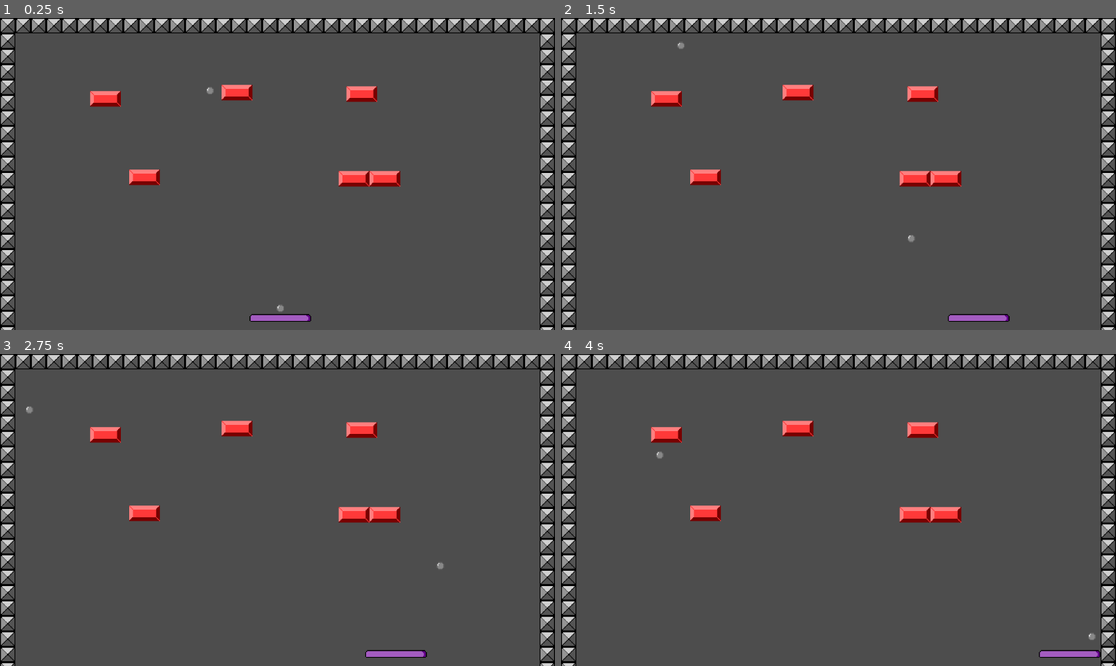
Above: before the commit, frames 1-4 (two rows, left to right).
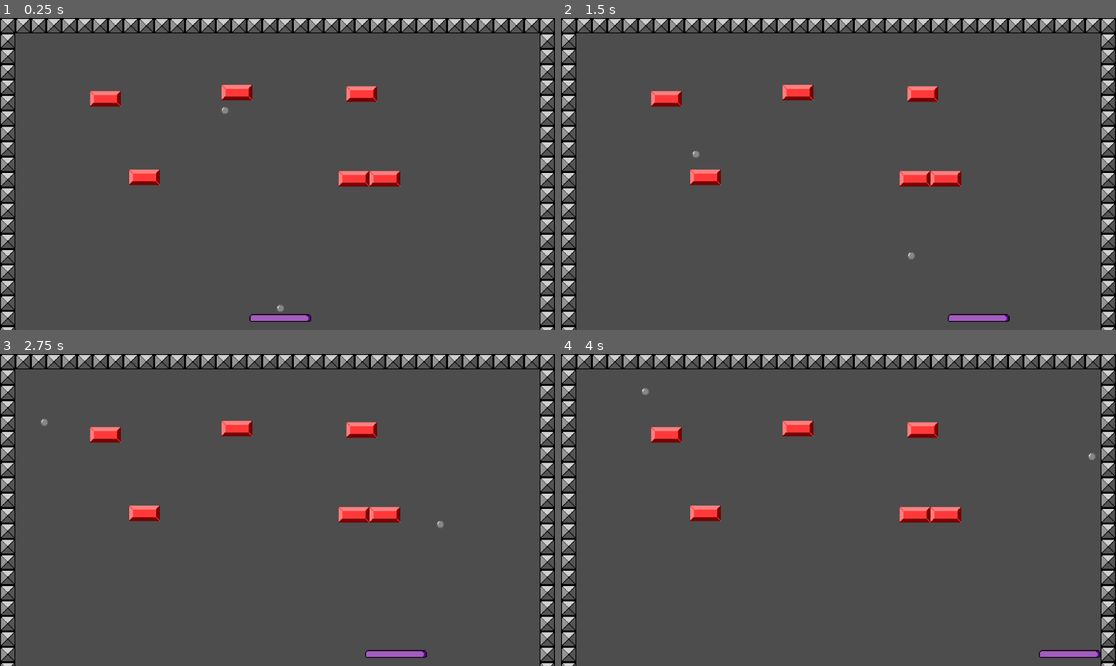
Above: after the commit, the same moments.

Repository: Morswin/Brick-Smasher
Game: Godot game, scene res://game_loop.tscn
The game is run twice, just before and just after one commit, with the same random seed, the same clock (stepped at 60 frames per second) and the same inputs. The engine's default icon, where the game draws it, is replaced by a stand-in: a white triangle on a blue panel in a dark square.
Inputs:
- Up to frame 1 (0.25 s): no input
- Up to frame 2 (1.5 s): tap Enter (ui_accept) at 0.5, 0.77 s; hold Right (ui_right) from 0.53 s (still down)
- Up to frame 3 (2.75 s): tap Enter (ui_accept) at 1.52 s; release Right (ui_right) at 2.03 s; hold Left (ui_left) from 2.03 s (still down)
- Up to frame 4 (4 s): release Left (ui_left) at 2.78 s; hold Right (ui_right) from 2.78 s (still down); tap Enter (ui_accept) at 3.02, 3.77 s

The runs differ from the first frame. In frame 1, less than 0.1% of the frame differs, in the area x 37-42%, y 22-31%; in frame 2, less than 0.1%; in frame 3, less than 0.1%, in the area x 4-80%, y 16-69%; in frame 4, less than 0.1%.

Commit message:
Change brick to character2d

Diff:
--- a/ball/ball.gd
+++ b/ball/ball.gd
@@ -8,7 +8,7 @@
 
 var ID: int
 
-@export var direction := Vector2(1, -1)
+@export var direction := Vector2(1, -0.75)
 @export var attached := false  # Is this ball attached to the deflector?
 
 
@@ -37,73 +37,85 @@
 		attached = true
 	return ID
 
-
-func bounce_off(_brick_pos: Vector2, _brick_size: Vector2):
-	# Calculate Ball's size
-	var _ball_size := Vector2(
-		sprite.get_rect().size.x * sprite.scale.x,
-		sprite.get_rect().size.y * sprite.scale.y
-	)
-	if direction.angle() <= PI/4 and direction.angle() >= -PI/4:
-		# Ball is moving right
-		# Calculating edges
-		var _brick_edge_top: int = (_brick_pos.y - (_brick_size.y / 2)) as int
-		var _brick_edge_bottom: int =( _brick_pos.y + (_brick_size.y / 2)) as int
-		var _ball_edge_top: int = (global_position.y - (_ball_size.y / 2)) as int
-		var _ball_edge_bottom: int = (global_position.y + (_ball_size.y / 2)) as int
-		# Ball is between brick's edges
-		var _condition_1: bool = (_ball_edge_top >= _brick_edge_top) and (_ball_edge_bottom <= _brick_edge_bottom)
-		# Ball is still below brick's upper edge
-		var _condition_2: bool = (_ball_edge_bottom >= _brick_edge_top)
-		# Ball is still above brick's lower edge
-		var _condition_3: bool = (_ball_edge_top <= _brick_edge_bottom)
-		if _condition_1 or _condition_2 or _condition_3:
-			direction.x = -abs(direction.x)
-	elif direction.angle() <= -PI/4 and direction.angle() > -(PI/4)*3:
-		print("Reflect after up")
-		# Ball is moving up
-		# Calculating edges
-		var _brick_edge_left: int = (_brick_pos.x - (_brick_size.x / 2)) as int
-		var _brick_edge_right: int = (_brick_pos.x + (_brick_size.x / 2)) as int
-		var _ball_edge_left: int = (global_position.x - (_ball_size.x / 2)) as int
-		var _ball_edge_right: int = (global_position.x + (_ball_size.x / 2)) as int
-		# Ball is between brick's edges
-		var _condition_1: bool = (_ball_edge_left >= _brick_edge_left) and (_ball_edge_right <= _brick_edge_right)
-		# Ball touches brick's left edge
-		var _condition_2: bool = (_ball_edge_right >= _brick_edge_left)
-		# Ball touches brick's right edge
-		var _condition_3: bool = (_ball_edge_left <= _brick_edge_right)
-		if _condition_1 or _condition_2 or _condition_3:
-			direction.y = abs(direction.y)
-	elif direction.angle() >= PI/4 and direction.angle() < (PI/4)*3:
-		print("Reflect after down")
-		# Ball is moving down
-		# Calculating edges
-		var _brick_edge_left: int = (_brick_pos.x - (_brick_size.x / 2)) as int
-		var _brick_edge_right: int = (_brick_pos.x + (_brick_size.x / 2)) as int
-		var _ball_edge_left: int = (global_position.x - (_ball_size.x / 2)) as int
-		var _ball_edge_right: int = (global_position.x + (_ball_size.x / 2)) as int
-		# Ball is between brick's edges
-		var _condition_1: bool = (_ball_edge_left >= _brick_edge_left) and (_ball_edge_right <= _brick_edge_right)
-		# Ball touches brick's left edge
-		var _condition_2: bool = (_ball_edge_right >= _brick_edge_left)
-		# Ball touches brick's right edge
-		var _condition_3: bool = (_ball_edge_left <= _brick_edge_right)
-		if _condition_1 or _condition_2 or _condition_3:
-			direction.y = -abs(direction.y)
-	else:
-		print("Reflect after left")
-		# Ball is moving left
-		# Calculating edges
-		var _brick_edge_top: int = (_brick_pos.y - (_brick_size.y / 2)) as int
-		var _brick_edge_bottom: int =( _brick_pos.y + (_brick_size.y / 2)) as int
-		var _ball_edge_top: int = (global_position.y - (_ball_size.y / 2)) as int
-		var _ball_edge_bottom: int = (global_position.y + (_ball_size.y / 2)) as int
-		# Ball is between brick's edges
-		var _condition_1: bool = (_ball_edge_top >= _brick_edge_top) and (_ball_edge_bottom <= _brick_edge_bottom)
-		# Ball is still below brick's upper edge
-		var _condition_2: bool = (_ball_edge_bottom >= _brick_edge_top)
-		# Ball is still above brick's lower edge
-		var _condition_3: bool = (_ball_edge_top <= _brick_edge_bottom)
-		if _condition_1 or _condition_2 or _condition_3:
-			direction.x = abs(direction.x)
+#
+#func bounce_off(_brick_pos: Vector2, _brick_size: Vector2):
+	## Calculate Ball's size
+	#var _brick_edge_top: int = (_brick_pos.y - (_brick_size.y / 2)) as int
+	#var _brick_edge_bottom: int =( _brick_pos.y + (_brick_size.y / 2)) as int
+	#var _brick_edge_left: int = (_brick_pos.x - (_brick_size.x / 2)) as int
+	#var _brick_edge_right: int = (_brick_pos.x + (_brick_size.x / 2)) as int
+	#var _ball_size := Vector2(
+		#sprite.get_rect().size.x * sprite.scale.x,
+		#sprite.get_rect().size.y * sprite.scale.y
+	#)
+	#var _ball_edge_top: int = (global_position.y - (_ball_size.y / 2)) as int
+	#var _ball_edge_bottom: int = (global_position.y + (_ball_size.y / 2)) as int
+	#var _ball_edge_left: int = (global_position.x - (_ball_size.x / 2)) as int
+	#var _ball_edge_right: int = (global_position.x + (_ball_size.x / 2)) as int
+	#print(direction.angle())
+	#print(PI/4)
+	#print((PI/4)*3)
+	#if direction.angle() <= PI/4 and direction.angle() >= -PI/4:
+		#print("Reflect after right")
+		## Ball is moving right
+		## Calculating edges
+		##var _brick_edge_top: int = (_brick_pos.y - (_brick_size.y / 2)) as int
+		##var _brick_edge_bottom: int =( _brick_pos.y + (_brick_size.y / 2)) as int
+		##var _ball_edge_top: int = (global_position.y - (_ball_size.y / 2)) as int
+		##var _ball_edge_bottom: int = (global_position.y + (_ball_size.y / 2)) as int
+		## Ball is between brick's edges
+		#var _condition_1: bool = (_ball_edge_top >= _brick_edge_top) and (_ball_edge_bottom <= _brick_edge_bottom)
+		## Ball is still below brick's upper edge
+		#var _condition_2: bool = (_ball_edge_bottom >= _brick_edge_top)
+		## Ball is still above brick's lower edge
+		#var _condition_3: bool = (_ball_edge_top <= _brick_edge_bottom)
+		#if _condition_1 or _condition_2 or _condition_3:
+			#direction.x = -abs(direction.x)
+	#elif direction.angle() <= -PI/4 and direction.angle() > -(PI/4)*3:
+		#print("Reflect after up")
+		## Ball is moving up
+		## Calculating edges
+		##var _brick_edge_left: int = (_brick_pos.x - (_brick_size.x / 2)) as int
+		##var _brick_edge_right: int = (_brick_pos.x + (_brick_size.x / 2)) as int
+		##var _ball_edge_left: int = (global_position.x - (_ball_size.x / 2)) as int
+		##var _ball_edge_right: int = (global_position.x + (_ball_size.x / 2)) as int
+		## Ball is between brick's edges
+		#var _condition_1: bool = (_ball_edge_left >= _brick_edge_left) and (_ball_edge_right <= _brick_edge_right)
+		## Ball touches brick's left edge
+		#var _condition_2: bool = (_ball_edge_right >= _brick_edge_left)
+		## Ball touches brick's right edge
+		#var _condition_3: bool = (_ball_edge_left <= _brick_edge_right)
+		#if _condition_1 or _condition_2 or _condition_3:
+			#direction.y = abs(direction.y)
+	#elif direction.angle() >= PI/4 and direction.angle() < (PI/4)*3:
+		#print("Reflect after down")
+		## Ball is moving down
+		## Calculating edges
+		##var _brick_edge_left: int = (_brick_pos.x - (_brick_size.x / 2)) as int
+		##var _brick_edge_right: int = (_brick_pos.x + (_brick_size.x / 2)) as int
+		##var _ball_edge_left: int = (global_position.x - (_ball_size.x / 2)) as int
+		##var _ball_edge_right: int = (global_position.x + (_ball_size.x / 2)) as int
+		## Ball is between brick's edges
+		#var _condition_1: bool = (_ball_edge_left >= _brick_edge_left) and (_ball_edge_right <= _brick_edge_right)
+		## Ball touches brick's left edge
+		#var _condition_2: bool = (_ball_edge_right >= _brick_edge_left)
+		## Ball touches brick's right edge
+		#var _condition_3: bool = (_ball_edge_left <= _brick_edge_right)
+		#if _condition_1 or _condition_2 or _condition_3:
+			#direction.y = -abs(direction.y)
+	#else:
+		#print("Reflect after left")
+		## Ball is moving left
+		## Calculating edges
+		##var _brick_edge_top: int = (_brick_pos.y - (_brick_size.y / 2)) as int
+		##var _brick_edge_bottom: int =( _brick_pos.y + (_brick_size.y / 2)) as int
+		##var _ball_edge_top: int = (global_position.y - (_ball_size.y / 2)) as int
+		##var _ball_edge_bottom: int = (global_position.y + (_ball_size.y / 2)) as int
+		## Ball is between brick's edges
+		#var _condition_1: bool = (_ball_edge_top >= _brick_edge_top) and (_ball_edge_bottom <= _brick_edge_bottom)
+		## Ball is still below brick's upper edge
+		#var _condition_2: bool = (_ball_edge_bottom >= _brick_edge_top)
+		## Ball is still above brick's lower edge
+		#var _condition_3: bool = (_ball_edge_top <= _brick_edge_bottom)
+		#if _condition_1 or _condition_2 or _condition_3:
+			#direction.x = abs(direction.x)
--- a/brick/brick.gd
+++ b/brick/brick.gd
@@ -1,17 +1,17 @@
-extends Area2D
+extends CharacterBody2D
 class_name Brick
 
 
 @onready var sprite := $RedBrick
 
 
-func _on_body_entered(body):
-	if body.is_in_group("Balls"):
-		body.bounce_off(
-			global_position,
-			Vector2(
-				sprite.get_rect().size.x * sprite.scale.x,
-				sprite.get_rect().size.y * sprite.scale.y
-				)
-			)
+#func _on_body_entered(body):
+	#if body.is_in_group("Balls"):
+		#body.bounce_off(
+			#global_position,
+			#Vector2(
+				#sprite.get_rect().size.x * sprite.scale.x,
+				#sprite.get_rect().size.y * sprite.scale.y
+				#)
+			#)
 		# initiate destruction of the brick or at leas lower it's endurance
--- a/brick/brick.tscn
+++ b/brick/brick.tscn
@@ -6,7 +6,7 @@
 [sub_resource type="RectangleShape2D" id="RectangleShape2D_qkdml"]
 size = Vector2(64, 32)
 
-[node name="brick" type="Area2D"]
+[node name="brick" type="CharacterBody2D"]
 script = ExtResource("1_grcjl")
 
 [node name="CollisionShape2D" type="CollisionShape2D" parent="."]
@@ -16,5 +16,3 @@
 texture_filter = 1
 scale = Vector2(2, 2)
 texture = ExtResource("1_f4f57")
-
-[connection signal="body_entered" from="." to="." method="_on_body_entered"]
--- a/game_loop.tscn
+++ b/game_loop.tscn
@@ -1,13 +1,17 @@
-[gd_scene load_steps=7 format=3 uid="uid://dbb48vxjrl16r"]
+[gd_scene load_steps=9 format=3 uid="uid://dbb48vxjrl16r"]
 
 [ext_resource type="PackedScene" uid="uid://cpkvgqw024kep" path="res://deflector/deflector.tscn" id="1_t2grt"]
 [ext_resource type="Script" path="res://ball/ball_manager.gd" id="2_80387"]
 [ext_resource type="PackedScene" uid="uid://bh8spe44886s6" path="res://edge/edge.tscn" id="3_q17ps"]
 [ext_resource type="PackedScene" uid="uid://bxdioxecoupv5" path="res://brick/brick.tscn" id="4_x0iog"]
 [ext_resource type="PackedScene" uid="uid://jdpoenn4h3sd" path="res://ball/ball.tscn" id="5_qmixb"]
+[ext_resource type="Texture2D" uid="uid://dvkhj27nas5nq" path="res://icon.svg" id="6_7anl6"]
 
 [sub_resource type="RectangleShape2D" id="RectangleShape2D_5v41o"]
 size = Vector2(1088, 32)
+
+[sub_resource type="RectangleShape2D" id="RectangleShape2D_nh6qa"]
+size = Vector2(126, 128)
 
 [node name="game loop" type="Node2D"]
 
@@ -279,8 +283,20 @@
 [node name="brick6" parent="bricks" instance=ExtResource("4_x0iog")]
 position = Vector2(799, 334)
 
-[node name="ball" parent="." instance=ExtResource("5_qmixb")]
-position = Vector2(439, 170)
-direction = Vector2(1, -0.5)
+[node name="ball2" parent="." instance=ExtResource("5_qmixb")]
+position = Vector2(505, 193)
+direction = Vector2(-1, -0.75)
+
+[node name="CharacterBody2D" type="CharacterBody2D" parent="."]
+visible = false
+position = Vector2(528, 380)
+
+[node name="Icon" type="Sprite2D" parent="CharacterBody2D"]
+texture = ExtResource("6_7anl6")
+metadata/_edit_lock_ = true
+
+[node name="CollisionShape2D" type="CollisionShape2D" parent="CharacterBody2D"]
+shape = SubResource("RectangleShape2D_nh6qa")
+metadata/_edit_lock_ = true
 
 [connection signal="body_entered" from="ball_catcher" to="ball manager" method="_on_ball_catcher_body_entered"]
